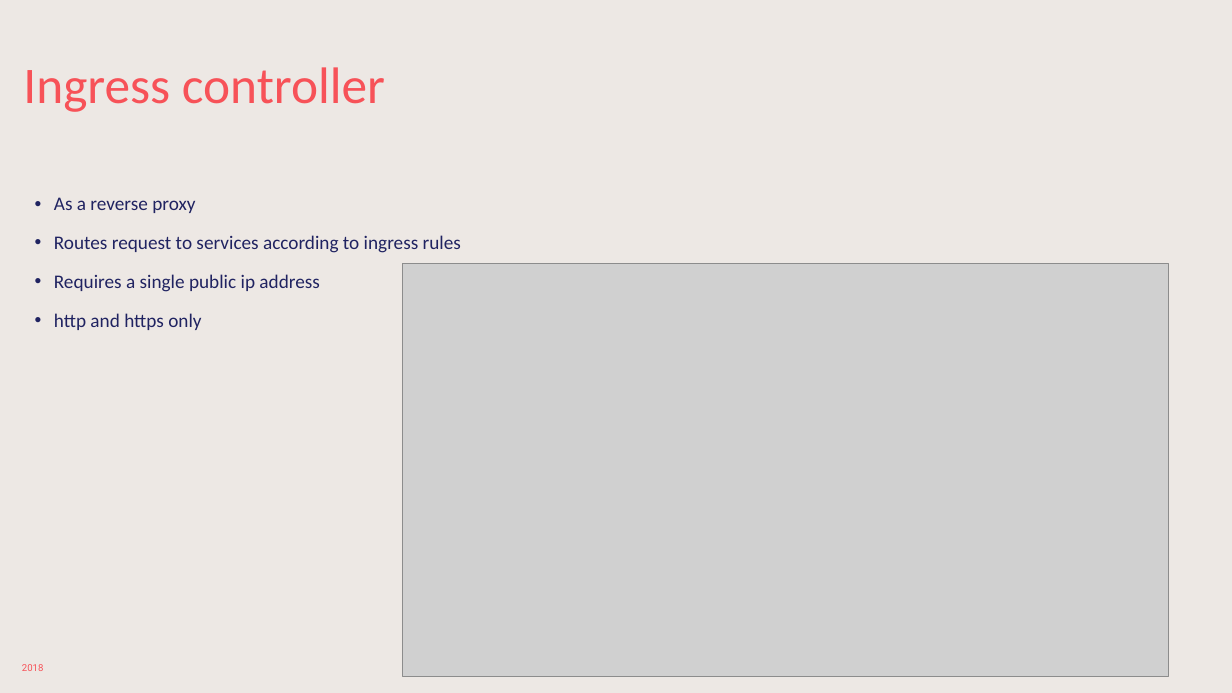
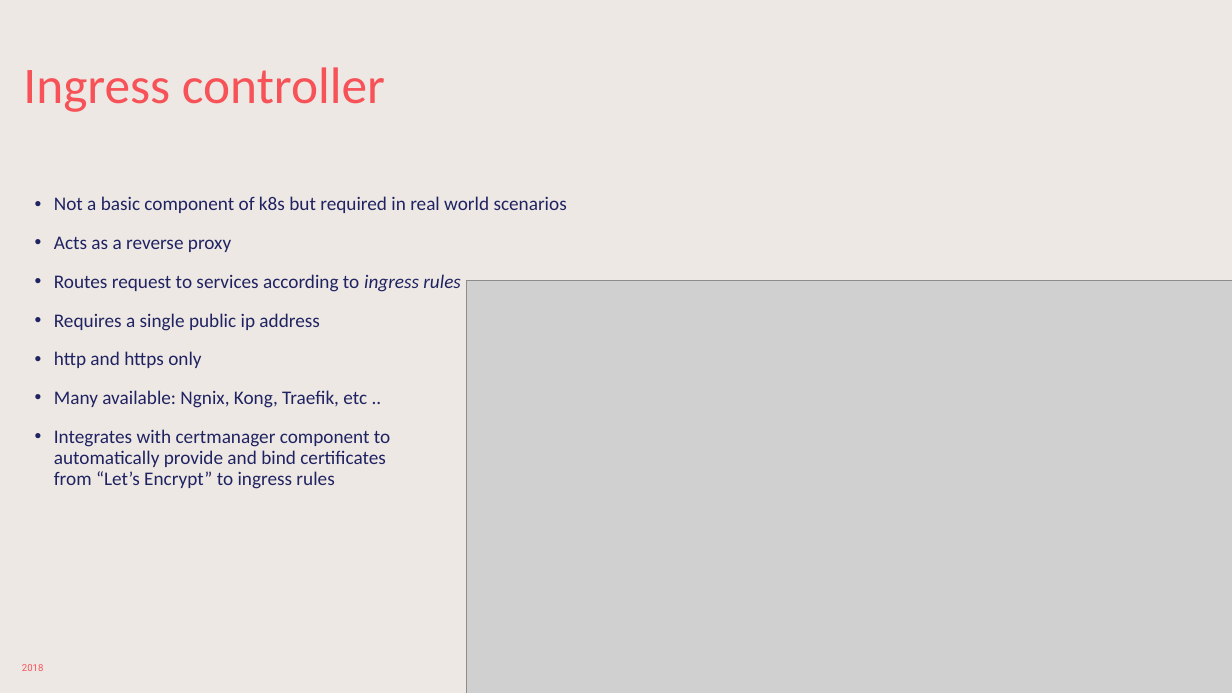
Before and after one commit to sabbadino/deltatre-community-meetups-session-3, a slide deck: slide 9 of K8s-basic.pptx (slide 15 before the commit). Drawn at 1232x693 pixels with LibreOffice and Linux fonts; fonts in the diff are those of the drawing; grey boxes stand for pictures; background and template pictures are left out. Boxes give left, top, right and bottom in pixels: in the first picture for what was removed or moved away, otherwise in the second. Text is boxed around its words. In the diff, an @@ line names an element or a change of style, - is before the commit and + after.

```diff
--- a/K8s-basic.pptx
+++ b/K8s-basic.pptx
@@ text at box(54, 196, 567, 252): text changed @@
-• As a reverse proxy
+• Not a basic component of k8s but required in real world scenarios
+• Acts as a reverse proxy
@@ text at box(54, 274, 461, 292): italic on in "ingress rules" @@
@@ picture: place and size @@
-picture at box(402, 263, 1168, 676)
+picture at box(466, 280, 1232, 693)
@@ text at box(54, 390, 390, 489): paragraphs added @@
+• Many available: Ngnix, Kong, Traefik, etc ..
+• Integrates with certmanager component to
+  automatically provide and bind certificates
+  from “Let’s Encrypt” to ingress rules
```
Also in this commit, not shown: 9 other slides changed, 34 other files.
